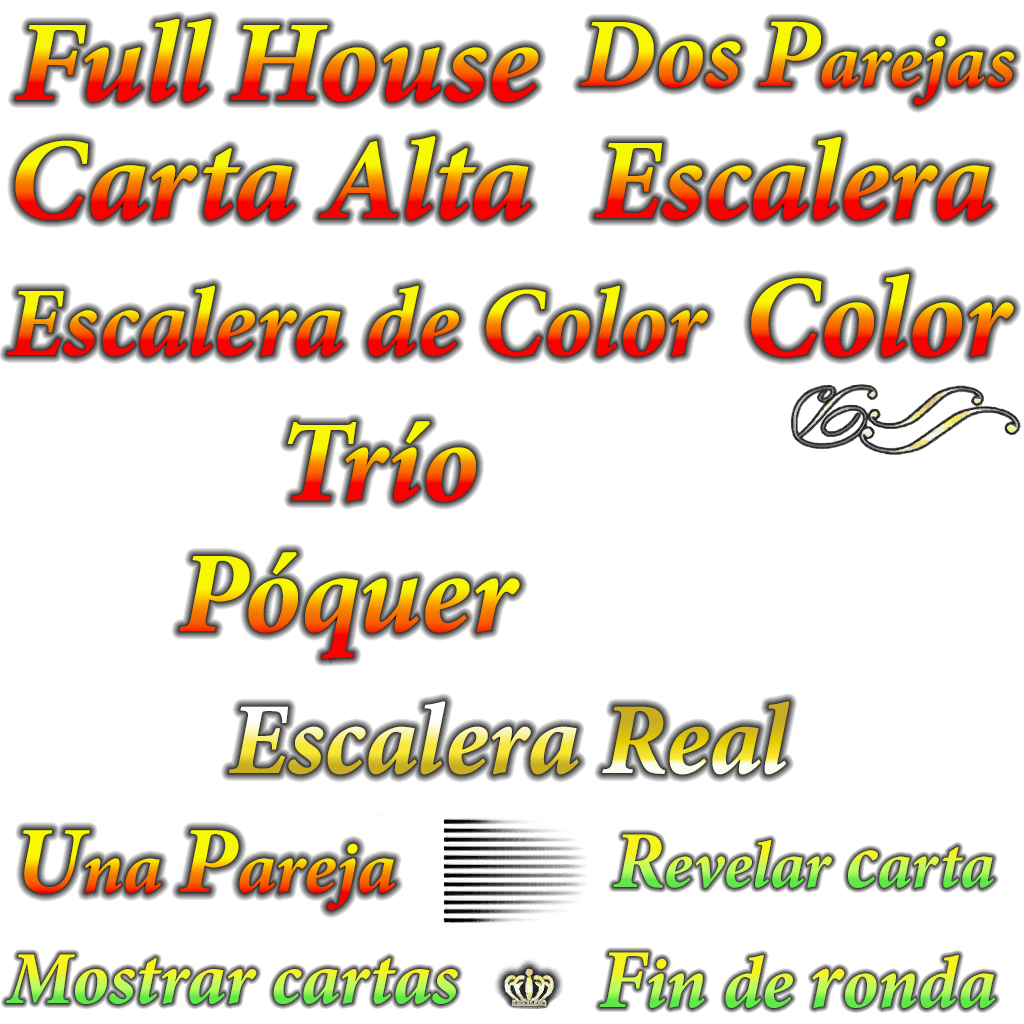
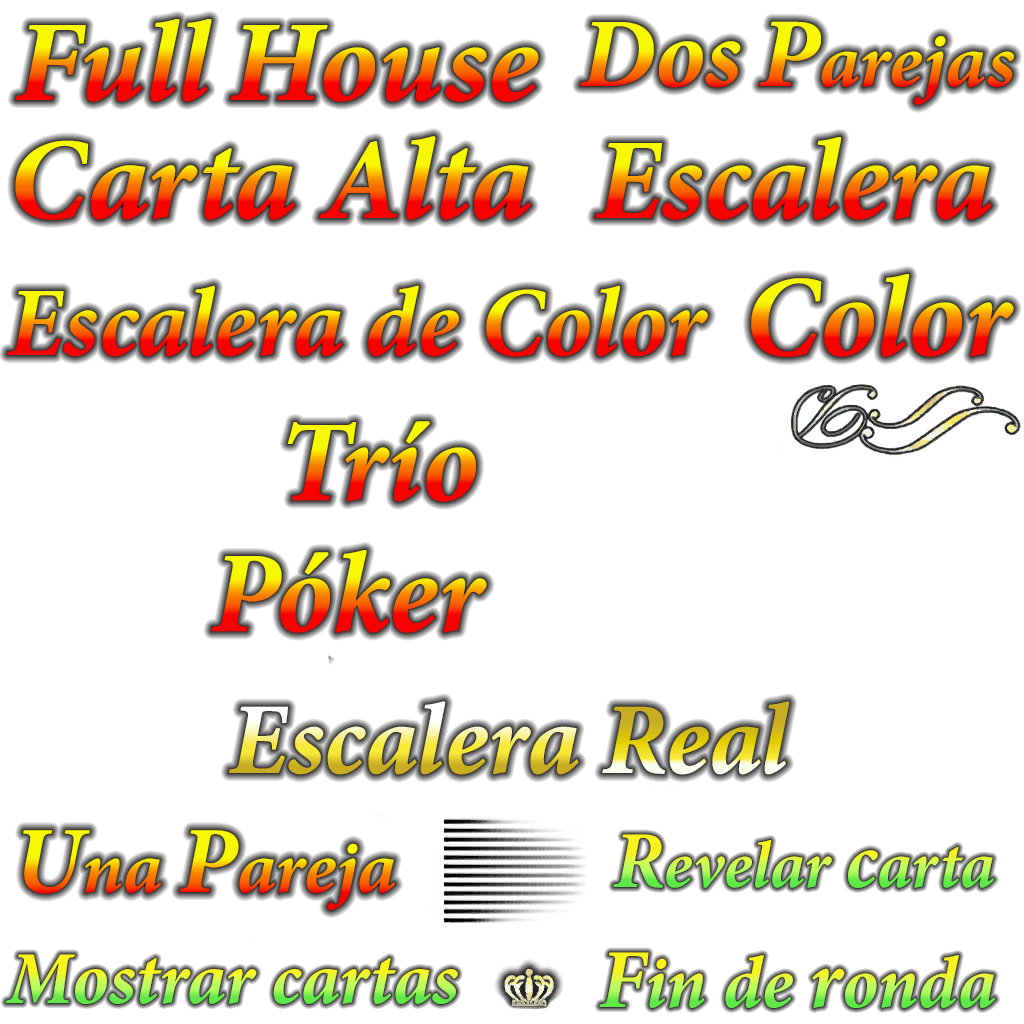
Layer changes from the first (1024, 1024) image to the second:
renamed "Póquer" to "Póker", painted on it over [179, 550, 520, 659]
